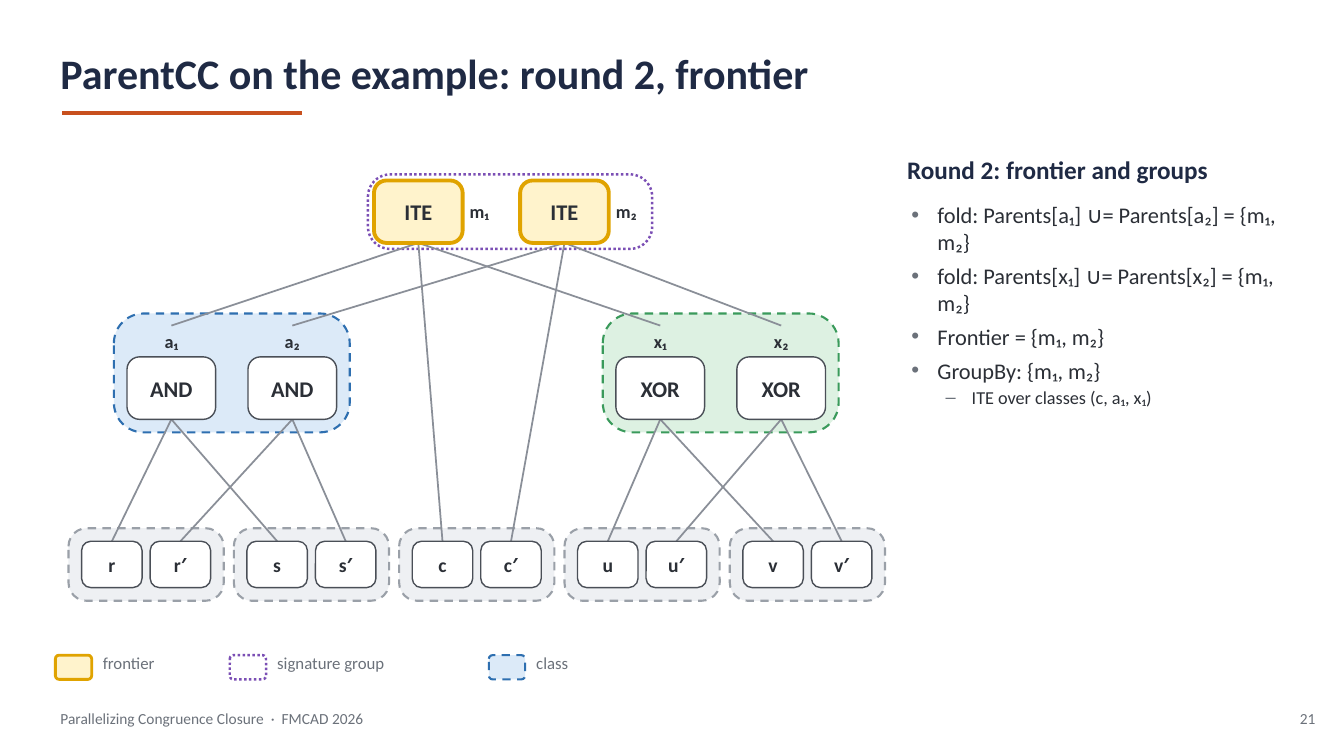
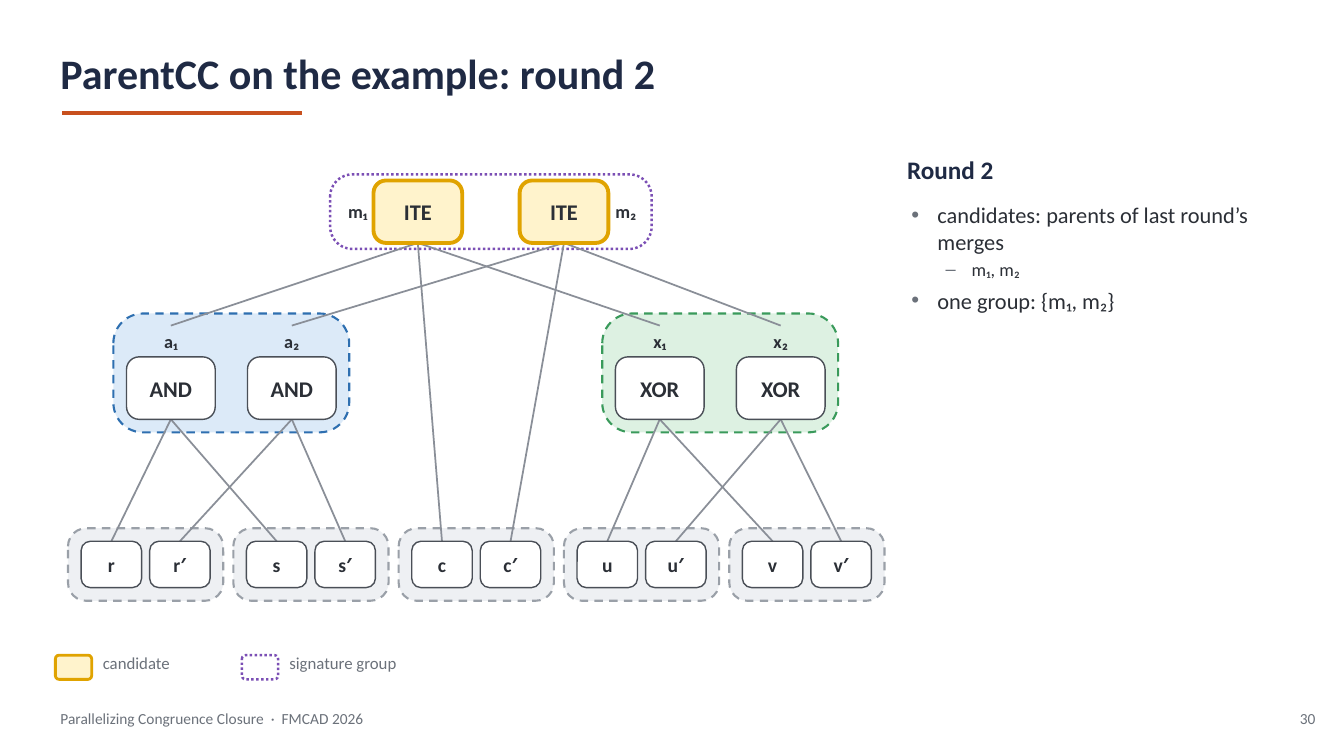
Before and after one commit to amarshah1/parallelcc-paper, a slide deck: slide 30 of slides/parallelcc-part1.pptx (slide 21 before the commit). Drawn at 1344x756 pixels with LibreOffice and Linux fonts; fonts in the diff are those of the drawing. Boxes give left, top, right and bottom in pixels: in the first picture for what was removed or moved away, otherwise in the second. Text is boxed around its words. In the diff, an @@ line names an element or a change of style, - is before the commit and + after.

```diff
--- a/slides/parallelcc-part1.pptx
+++ b/slides/parallelcc-part1.pptx
@@ text at box(60, 59, 655, 96): text changed @@
-ParentCC on the example: round 2, frontier
+ParentCC on the example: round 2
@@ rounded rectangle: place and size @@
-rounded rectangle at box(368, 174, 652, 249)
+rounded rectangle at box(330, 174, 651, 249)
@@ text at box(907, 161, 994, 179): text changed @@
-Round 2: frontier and groups
+Round 2
@@ text "m₁": place and size @@
-text "m₁" at box(470, 209, 489, 220)
+text "m₁" at box(348, 209, 367, 220)
@@ text "m₁" at box(348, 209, 367, 220): alignment left to right @@
@@ text at box(937, 207, 1247, 313): text changed @@
-• fold: Parents[a₁] ∪= Parents[a₂] = {m₁, m₂}
-• fold: Parents[x₁] ∪= Parents[x₂] = {m₁, m₂}
-• Frontier = {m₁, m₂}
-• GroupBy: {m₁, m₂}
-– ITE over classes (c, a₁, x₁)
+• candidates: parents of last round’s merges
+– m₁, m₂
+• one group: {m₁, m₂}
@@ text at box(103, 657, 170, 669): text changed @@
-frontier
+candidate
@@ rounded rectangle: place and size @@
-rounded rectangle at box(230, 655, 266, 680)
+rounded rectangle at box(242, 655, 278, 680)
@@ text "signature group": place and size @@
-text "signature group" at box(277, 657, 384, 672)
+text "signature group" at box(289, 657, 396, 672)
@@ rounded rectangle removed at box(489, 655, 525, 680) @@
@@ text removed at box(536, 657, 568, 669) @@
-class
@@ text at box(1300, 714, 1316, 724): text changed @@
-21
+30
```
Also in this commit, not shown: 19 other slides changed, 13 slides added, 4 slides removed, 2 other files.
